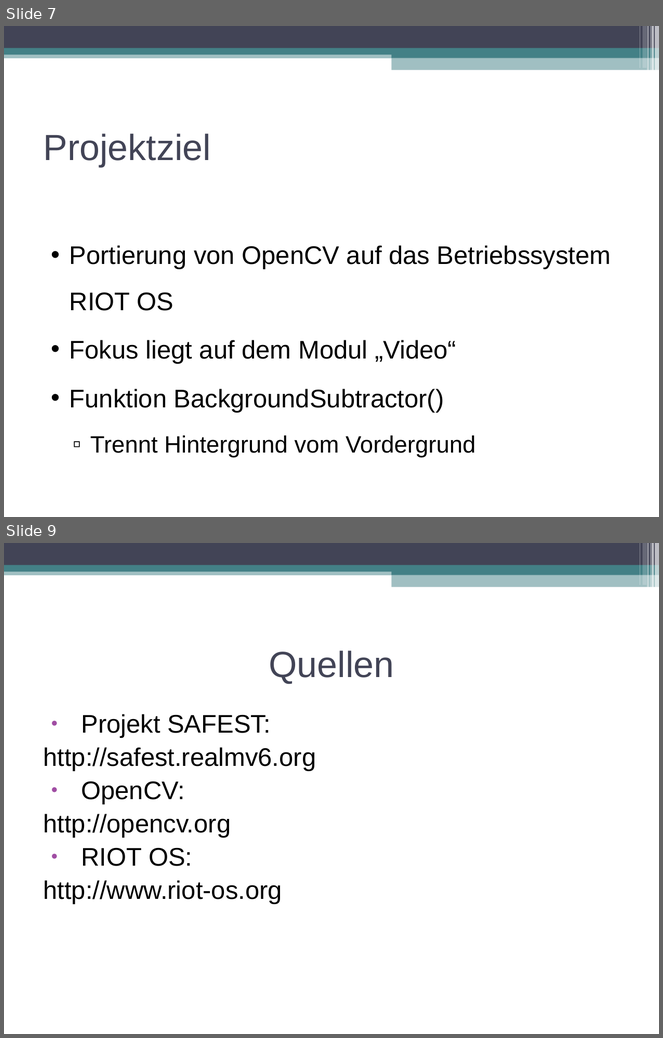
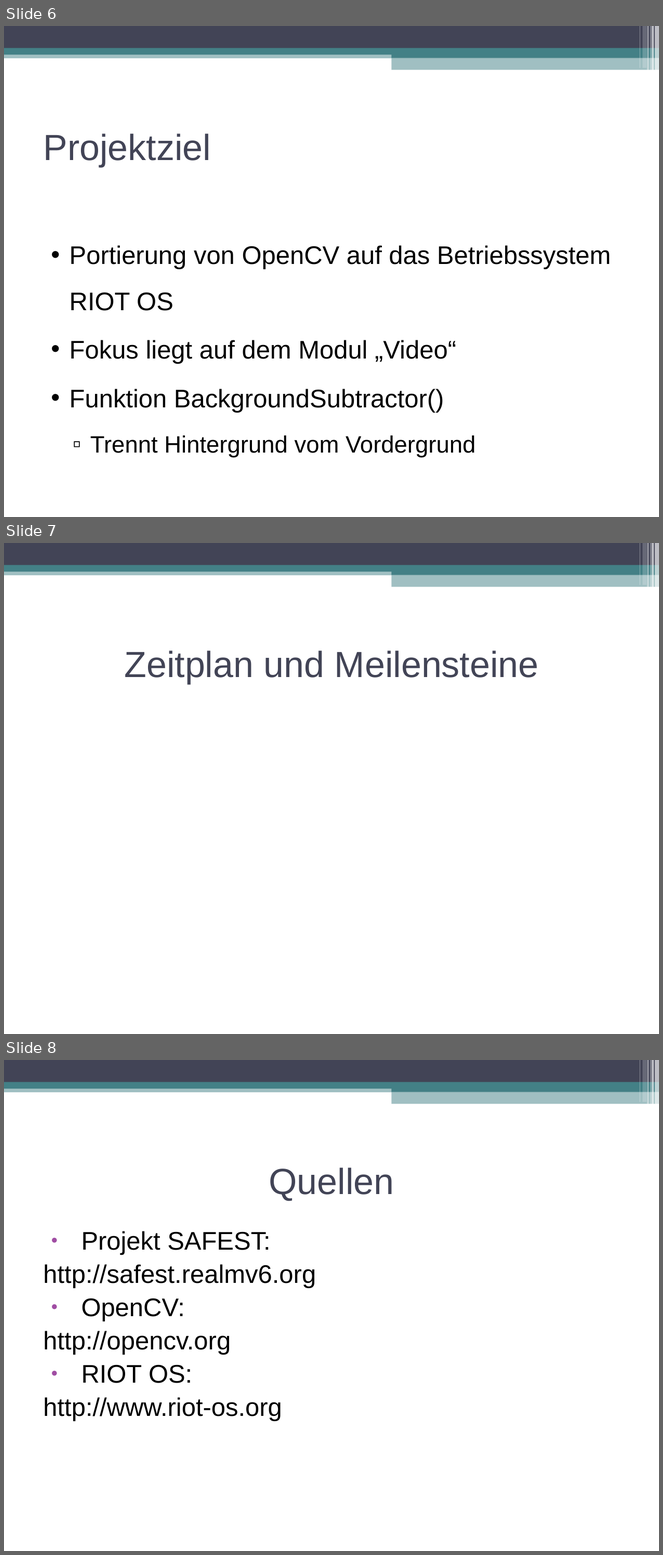
Before and after one commit to swp2013riot/riot-opencv-port, a slide deck: doc/slides/intro_presentation.odp. Shown one above the other, each under a label of ours: slides 7 and 9 before the commit, slides 6, 7 and 8 after it; the slides between them are not shown. The pictures are 663x1038 and 663x1555 pixels, drawn with LibreOffice and Linux fonts; fonts in the diff are those of the drawing. Boxes give left, top, right and bottom in pixels: in the first picture for what was removed or moved away, otherwise in the second. Text is boxed around its words. In the diff, an @@ line names an element or a change of style, - is before the commit and + after.

```diff
--- a/doc/slides/intro_presentation.odp
+++ b/doc/slides/intro_presentation.odp
@@ slide 7 added at (4,543,659,1034), background #FFFFFF; not listed: 11 template elements that a slide beside it also shows @@
@@ title added at (125,651,539,684), 40 pt, text #424456 @@
+Zeitplan und Meilensteine
@@ what was slide 7 is now slide 6 @@
@@ what was slide 9 is now slide 8 @@
```
Also in this commit, not shown: 3 slides changed, 2 slides removed, 3 other files.
